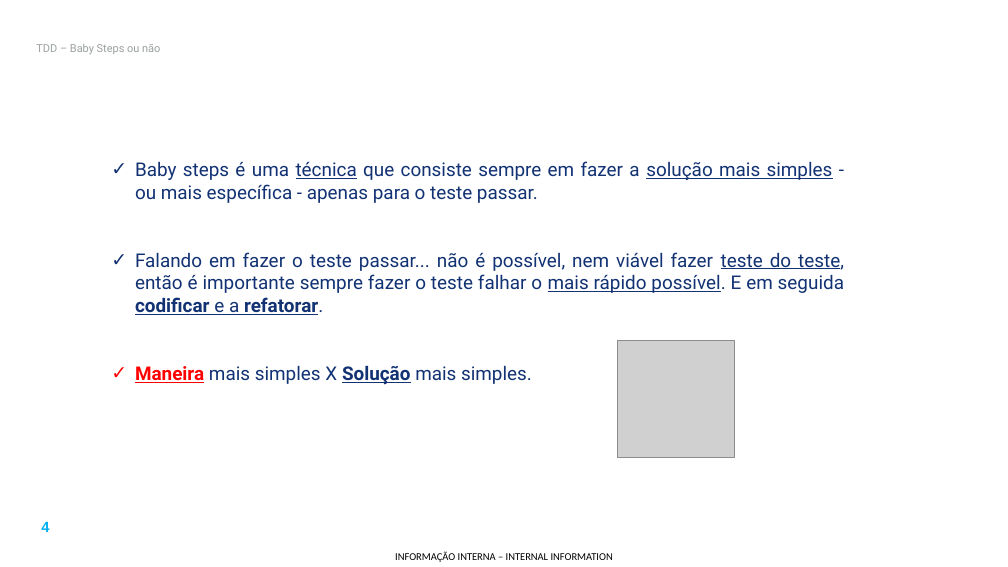
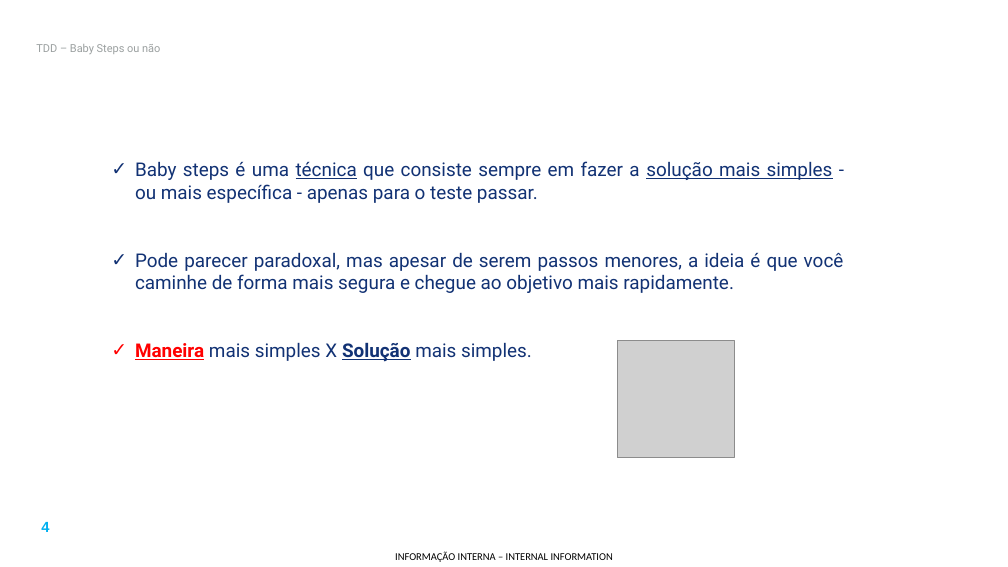
Before and after one commit to phkolbe/hello-world, a slide deck: slide 4 of presentations/11 - TDD - Baby steps ou nao.pptx. Drawn at 1008x567 pixels with LibreOffice and Linux fonts; fonts in the diff are those of the drawing; grey boxes stand for pictures; background and template pictures are left out. Boxes give left, top, right and bottom in pixels: in the first picture for what was removed or moved away, otherwise in the second. Text is boxed around its words. In the diff, an @@ line names an element or a change of style, - is before the commit and + after.

```diff
--- a/presentations/11 - TDD - Baby steps ou nao.pptx
+++ b/presentations/11 - TDD - Baby steps ou nao.pptx
@@ text at [135,252,844,293]: text changed @@
-✓ Falando em fazer o teste passar... não é possível, nem viável fazer teste do teste, então é importante sempre fazer o teste falhar o mais rápido possível. E em seguida codificar e a refatorar.
+✓ Pode parecer paradoxal, mas apesar de serem passos menores, a ideia é que você caminhe de forma mais segura e chegue ao objetivo mais rapidamente.
```
Also in this commit, not shown: 4 other slides changed, 3 slides added, 23 other files.
